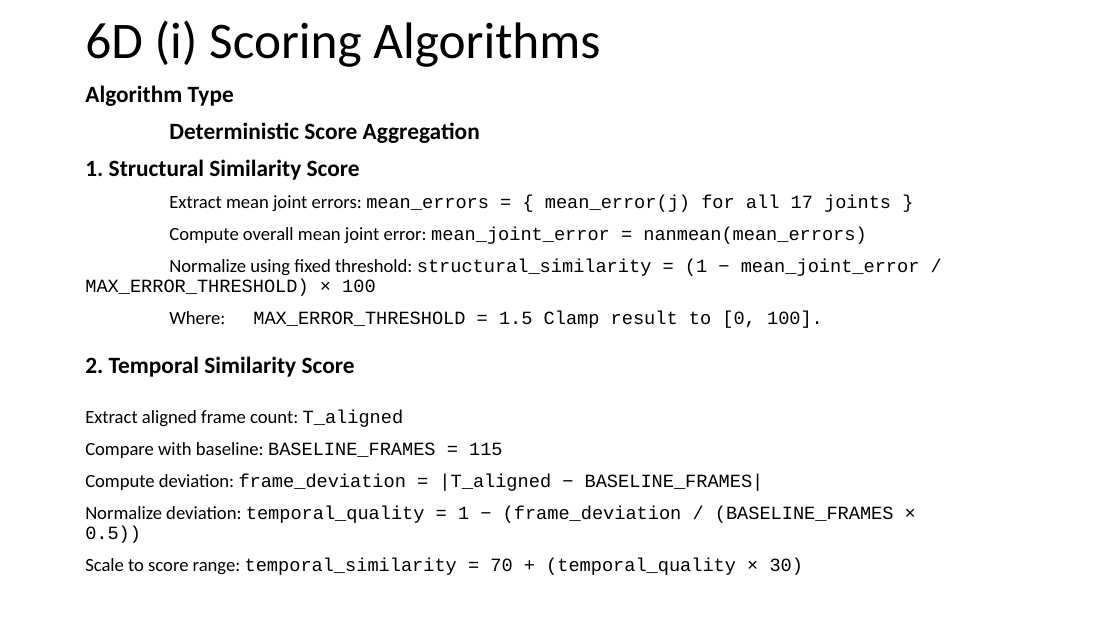
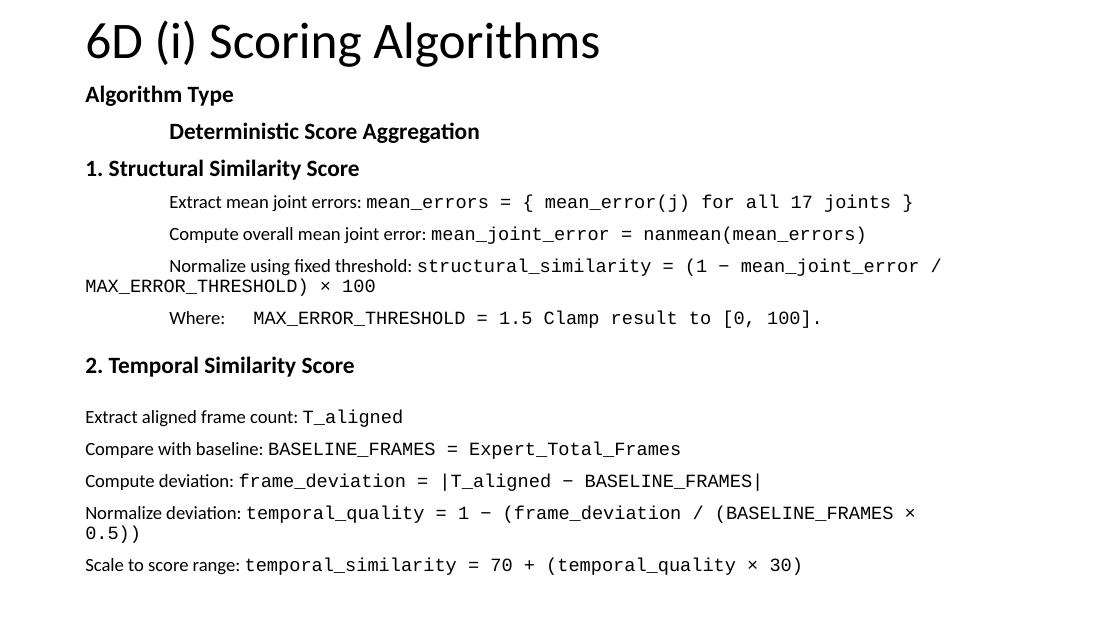
Before and after one commit to ibrahim-1702/Kabaddi-360-, a slide deck: slide 47 of review1/2024178011 review-1 [Autosaved].pptx. Drawn at 1120x630 pixels with LibreOffice and Linux fonts; fonts in the diff are those of the drawing. Boxes give left, top, right and bottom in pixels: in the first picture for what was removed or moved away, otherwise in the second. Text is boxed around its words. In the diff, an @@ line names an element or a change of style, - is before the commit and + after.

```diff
--- a/review1/2024178011 review-1 [Autosaved].pptx
+++ b/review1/2024178011 review-1 [Autosaved].pptx
@@ text at (x1=85, y1=442, x2=681, y2=459): text changed; font Calibri to Courier New @@
-Compare with baseline: BASELINE_FRAMES = 115
+Compare with baseline: BASELINE_FRAMES = Expert_Total_Frames
```
Also in this commit, not shown: 5 other slides changed.
